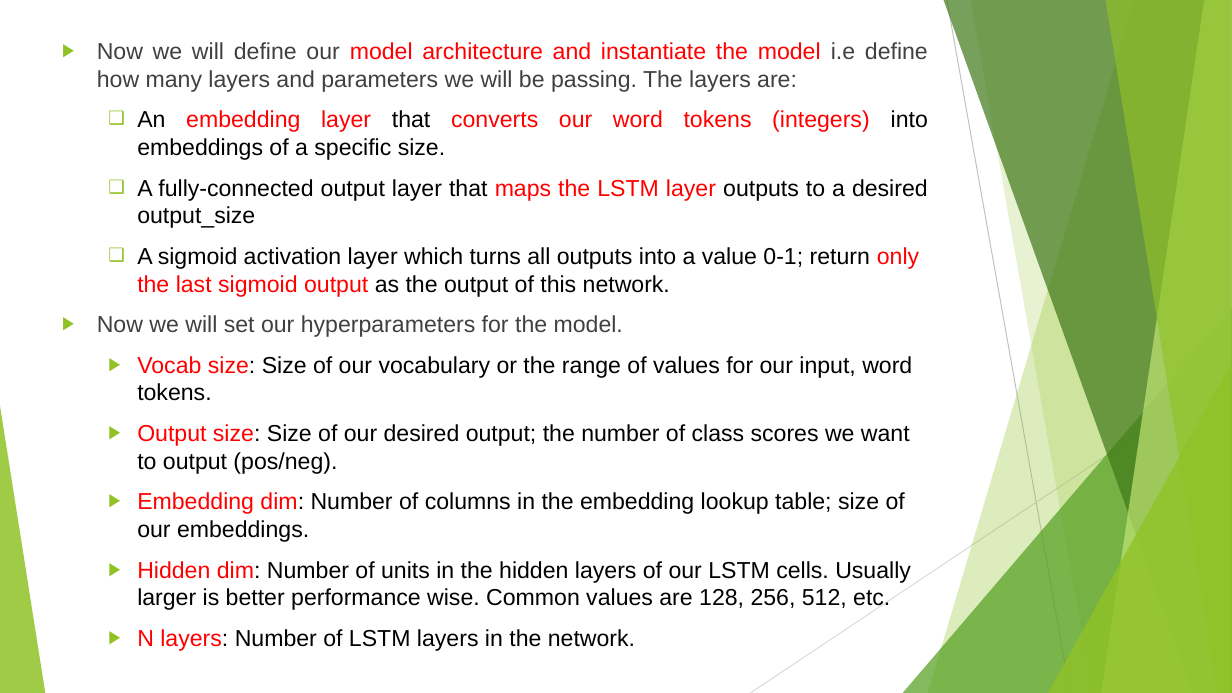
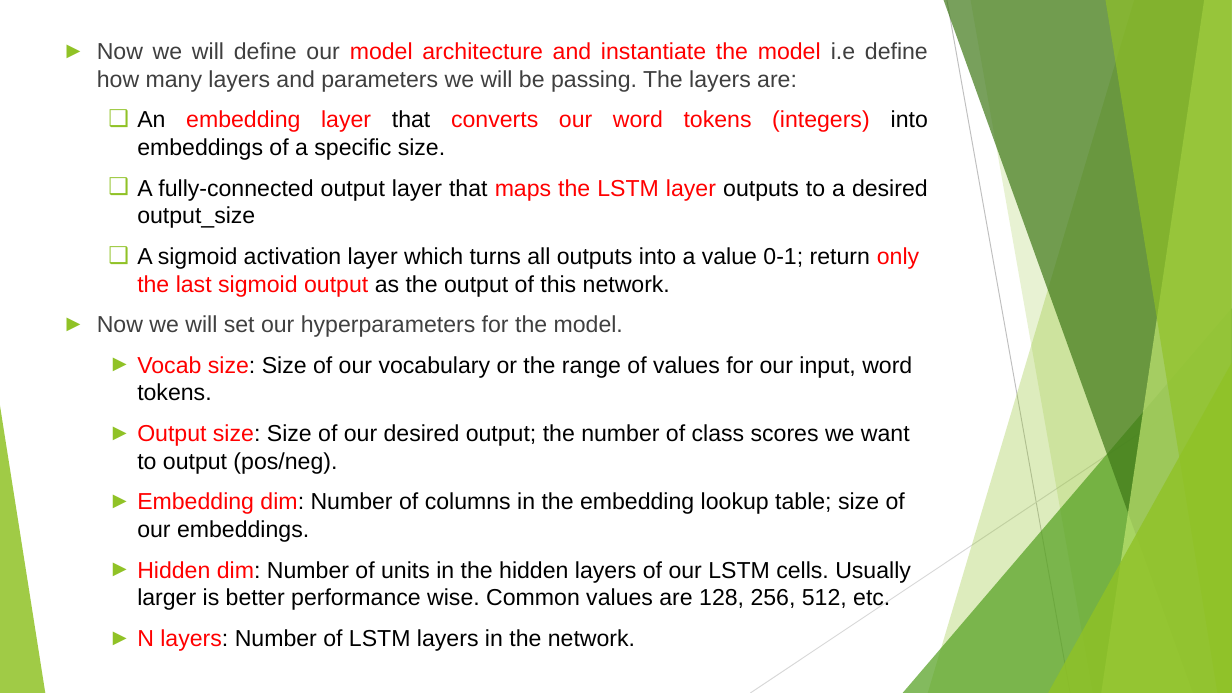
Before and after one commit to 17-Vishal/Sentiment-Analysis-Model, a slide deck: slide 6 of Sentiment project presentation.pptx. Drawn at 1232x693 pixels with LibreOffice and Linux fonts; fonts in the diff are those of the drawing. Boxes give left, top, right and bottom in pixels: in the first picture for what was removed or moved away, otherwise in the second. Text is boxed around its words. In the diff, an @@ line names an element or a change of style, - is before the commit and + after.

```diff
--- a/Sentiment project presentation.pptx
+++ b/Sentiment project presentation.pptx
@@ text "Now we will define our ..." at box(97, 42, 928, 651): text colour #404040 to #3F3F3F in "Now we will define our i.e define ..."; bullet ▶ to ►; less space between paragraphs @@
```
Also in this commit, not shown: 7 other slides changed, 1 other file.
